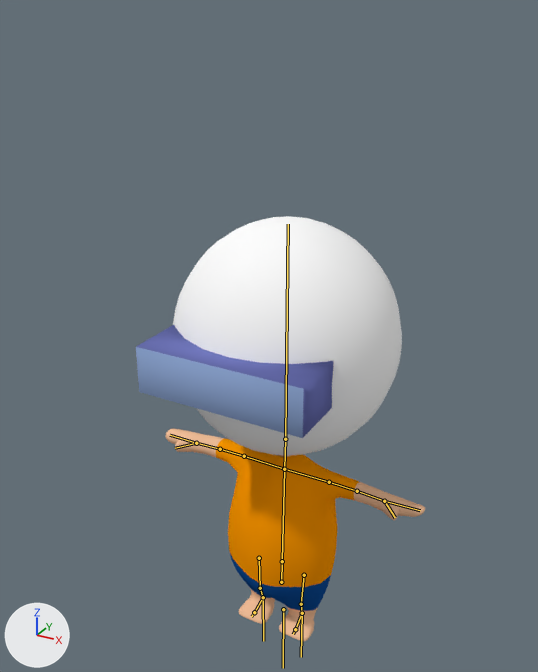
What one commit did to the Blender file introduction/blend/016_004.blend.
Rendered twice from a camera (50 mm lens) standing at (3.65, -7.07, 5.63) and looking at (-0.18, -0.1, 2.14). Every picture has the same lights, and +X, +Y and +Z are marked at lower left. The bones that bend it are drawn over the model as lines.

Names of what the first picture shows: '立方体'.
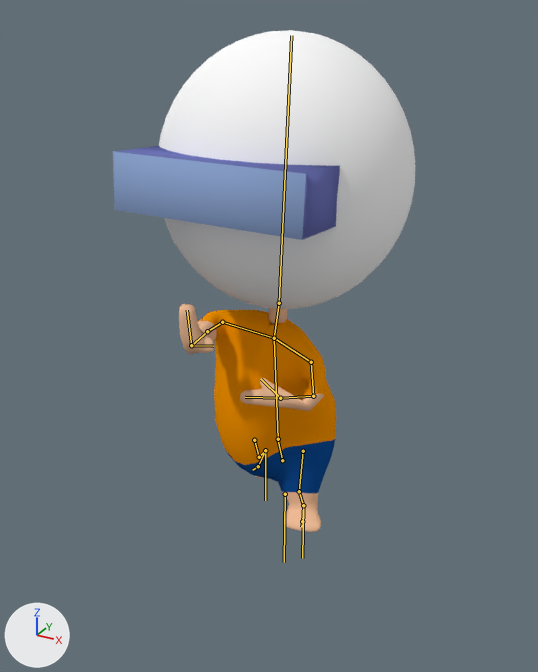
The newer file adds an action. The first version stands in its rest pose; the second is drawn at frame 11 of the action 'SpecialMove'.

Changed parts and their boxes [x1, y1, x2, y2] in the pictures (538 x 672 px):
'立方体', posed (18% taller): before [136, 216, 425, 641]; after [113, 30, 415, 532]
bone 'root', root to tip: before (283, 609) to (283, 668); after (285, 494) to (284, 562)
bone 'Hips', root to tip: before (281, 582) to (282, 561); after (282, 460) to (278, 440)
bone 'Foot.L', root to tip: before (302, 613) to (295, 629); after (303, 505) to (302, 521)
bone 'Toes.L', root to tip: before (295, 629) to (293, 634); after (302, 521) to (301, 527)
bone 'UpperLeg.R', root to tip: before (259, 558) to (260, 588); after (254, 440) to (259, 457)
bone 'Foot.R', root to tip: before (263, 597) to (254, 612); after (265, 450) to (258, 466)
bone 'Toes.R', root to tip: before (254, 612) to (251, 616); after (258, 466) to (252, 470)
bone 'Spine', root to tip: before (282, 561) to (284, 469); after (278, 439) to (274, 338)
bone 'Neck', root to tip: before (284, 469) to (285, 439); after (274, 338) to (279, 303)
bone 'Head', root to tip: before (285, 439) to (288, 224); after (279, 303) to (291, 35)
bone 'Shoulder.L', root to tip: before (284, 469) to (329, 482); after (274, 338) to (311, 362)
bone 'UpperArm.L', root to tip: before (329, 482) to (357, 491); after (311, 362) to (313, 396)
bone 'LowerArm.L', root to tip: before (357, 491) to (384, 501); after (313, 396) to (280, 398)
bone 'Hand.L', root to tip: before (384, 501) to (420, 510); after (280, 398) to (245, 397)
bone 'Thumb.L', root to tip: before (384, 501) to (395, 517); after (280, 398) to (261, 379)
bone 'Shoulder.R', root to tip: before (284, 469) to (244, 456); after (274, 338) to (222, 322)
bone 'UpperArm.R', root to tip: before (244, 456) to (220, 449); after (222, 322) to (207, 331)
bone 'LowerArm.R', root to tip: before (220, 449) to (196, 443); after (207, 331) to (191, 345)
bone 'Hand.R', root to tip: before (196, 443) to (170, 435); after (191, 345) to (187, 310)
bone 'Thumb.R', root to tip: before (196, 443) to (175, 448); after (191, 345) to (213, 346)
bone 'Leg.L', root to tip: before (302, 613) to (301, 657); after (303, 505) to (302, 558)
bone 'Leg.R', root to tip: before (263, 597) to (263, 641); after (265, 450) to (265, 500)

Diff of the bpy script that builds the scene:
```diff
--- a/introduction/blend/016_004.blend.py
+++ b/introduction/blend/016_004.blend.py
@@ bone_root @@
 bone_root = bpy.data.objects['アーマチュア'].pose.bones['root']
-bone_root.location = (0.0, 0.0, 0.0)
+bone_root.location = (0.0, -4.02, 0.0)
@@ bone_hips @@
 bone_hips = bpy.data.objects['アーマチュア'].pose.bones['Hips']  # child of 'root'
-bone_hips.rotation_quaternion = (1.0, 0.0, 0.0, 0.0)  # degrees (0, 0, 0)
+bone_hips.rotation_quaternion = (0.991, -0.125, 0.005, -0.039)  # degrees (-14, 0, -4)
@@ bone_foot_l @@
 bone_foot_l = bpy.data.objects['アーマチュア'].pose.bones['Foot.L']  # child of 'LowerLeg.L'
-bone_foot_l.rotation_quaternion = (1.0, 0.0, 0.0, 0.0)  # degrees (0, 0, 0)
+bone_foot_l.rotation_quaternion = (0.974, 0.015, -0.192, -0.121)  # degrees (5, -22, -15)
@@ bone_toes_l @@
 bone_toes_l = bpy.data.objects['アーマチュア'].pose.bones['Toes.L']  # child of 'Foot.L'
-bone_toes_l.rotation_quaternion = (1.0, 0.0, 0.0, 0.0)  # degrees (0, 0, 0)
+bone_toes_l.rotation_quaternion = (0.987, 0.159, -0.014, 0.004)  # degrees (18, -2, 0)
@@ bone_upperleg_r @@
 bone_upperleg_r = bpy.data.objects['アーマチュア'].pose.bones['UpperLeg.R']  # child of 'Hips'
-bone_upperleg_r.rotation_quaternion = (1.0, 0.0, 0.0, 0.0)  # degrees (0, 0, 0)
+bone_upperleg_r.rotation_quaternion = (0.986, 0.097, 0.012, 0.137)  # degrees (11, 0, 16)
@@ bone_foot_r @@
 bone_foot_r = bpy.data.objects['アーマチュア'].pose.bones['Foot.R']  # child of 'LowerLeg.R'
-bone_foot_r.rotation_quaternion = (1.0, 0.0, 0.0, 0.0)  # degrees (0, 0, 0)
+bone_foot_r.rotation_quaternion = (0.926, -0.259, 0.271, -0.039)  # degrees (-35, 29, -14)
@@ bone_toes_r @@
 bone_toes_r = bpy.data.objects['アーマチュア'].pose.bones['Toes.R']  # child of 'Foot.R'
-bone_toes_r.rotation_quaternion = (1.0, 0.0, 0.0, 0.0)  # degrees (0, 0, 0)
+bone_toes_r.rotation_quaternion = (0.982, -0.17, 0.038, 0.067)  # degrees (-19, 6, 7)
@@ bone_spine @@
 bone_spine = bpy.data.objects['アーマチュア'].pose.bones['Spine']  # child of 'Hips'
-bone_spine.location = (0.0, 0.0, 0.0)
-bone_spine.rotation_quaternion = (1.0, 0.0, 0.0, 0.0)  # degrees (0, 0, 0)
+bone_spine.location = (0.0, 0.05, -0.01)
+bone_spine.rotation_quaternion = (0.998, -0.048, -0.008, -0.049)  # degrees (-5, -1, -6)
@@ bone_neck @@
 bone_neck = bpy.data.objects['アーマチュア'].pose.bones['Neck']  # child of 'Spine'
-bone_neck.rotation_quaternion = (1.0, 0.0, 0.0, 0.0)  # degrees (0, 0, 0)
+bone_neck.rotation_quaternion = (0.996, 0.06, -0.004, 0.06)  # degrees (7, -1, 7)
@@ bone_head @@
 bone_head = bpy.data.objects['アーマチュア'].pose.bones['Head']  # child of 'Neck'
-bone_head.rotation_quaternion = (1.0, 0.0, 0.0, 0.0)  # degrees (0, 0, 0)
+bone_head.rotation_quaternion = (0.996, 0.054, -0.001, -0.067)  # degrees (6, 0, -8)
@@ bone_shoulder_l @@
 bone_shoulder_l = bpy.data.objects['アーマチュア'].pose.bones['Shoulder.L']  # child of 'Spine'
-bone_shoulder_l.rotation_quaternion = (1.0, 0.0, 0.0, 0.0)  # degrees (0, 0, 0)
+bone_shoulder_l.rotation_quaternion = (0.981, -0.191, 0.02, 0.033)  # degrees (-22, 3, 3)
@@ bone_upperarm_l @@
 bone_upperarm_l = bpy.data.objects['アーマチュア'].pose.bones['UpperArm.L']  # child of 'Shoulder.L'
-bone_upperarm_l.rotation_quaternion = (1.0, 0.0, 0.0, 0.0)  # degrees (0, 0, 0)
+bone_upperarm_l.rotation_quaternion = (0.858, -0.131, -0.293, 0.401)  # degrees (-30, -23, 56)
@@ bone_lowerarm_l @@
 bone_lowerarm_l = bpy.data.objects['アーマチュア'].pose.bones['LowerArm.L']  # child of 'UpperArm.L'
-bone_lowerarm_l.rotation_quaternion = (1.0, 0.0, 0.0, 0.0)  # degrees (0, 0, 0)
+bone_lowerarm_l.rotation_quaternion = (0.653, -0.518, 0.243, 0.497)  # degrees (-51, 56, 46)
@@ bone_hand_l @@
 bone_hand_l = bpy.data.objects['アーマチュア'].pose.bones['Hand.L']  # child of 'LowerArm.L'
-bone_hand_l.rotation_quaternion = (1.0, 0.0, 0.0, 0.0)  # degrees (0, 0, 0)
+bone_hand_l.rotation_quaternion = (0.985, -0.168, -0.005, -0.026)  # degrees (-19, -1, -3)
@@ bone_thumb_l @@
 bone_thumb_l = bpy.data.objects['アーマチュア'].pose.bones['Thumb.L']  # child of 'LowerArm.L'
-bone_thumb_l.rotation_quaternion = (1.0, 0.0, 0.0, 0.0)  # degrees (0, 0, 0)
+bone_thumb_l.rotation_quaternion = (0.998, 0.029, 0.004, -0.049)  # degrees (3, 1, -6)
@@ bone_shoulder_r @@
 bone_shoulder_r = bpy.data.objects['アーマチュア'].pose.bones['Shoulder.R']  # child of 'Spine'
-bone_shoulder_r.rotation_quaternion = (1.0, 0.0, 0.0, 0.0)  # degrees (0, 0, 0)
+bone_shoulder_r.rotation_quaternion = (0.978, -0.15, -0.016, 0.146)  # degrees (-17, 1, 17)
@@ bone_upperarm_r @@
 bone_upperarm_r = bpy.data.objects['アーマチュア'].pose.bones['UpperArm.R']  # child of 'Shoulder.R'
-bone_upperarm_r.rotation_quaternion = (1.0, 0.0, 0.0, 0.0)  # degrees (0, 0, 0)
+bone_upperarm_r.rotation_quaternion = (0.729, -0.605, 0.309, -0.082)  # degrees (-85, 21, -32)
@@ bone_lowerarm_r @@
 bone_lowerarm_r = bpy.data.objects['アーマチュア'].pose.bones['LowerArm.R']  # child of 'UpperArm.R'
-bone_lowerarm_r.rotation_quaternion = (1.0, 0.0, 0.0, 0.0)  # degrees (0, 0, 0)
+bone_lowerarm_r.rotation_quaternion = (0.93, 0.064, 0.36, -0.035)  # degrees (7, 42, -2)
@@ bone_hand_r @@
 bone_hand_r = bpy.data.objects['アーマチュア'].pose.bones['Hand.R']  # child of 'LowerArm.R'
-bone_hand_r.rotation_quaternion = (1.0, 0.0, 0.0, 0.0)  # degrees (0, 0, 0)
+bone_hand_r.rotation_quaternion = (0.699, 0.5, -0.269, 0.435)  # degrees (53, -54, 35)
@@ bone_thumb_r @@
 bone_thumb_r = bpy.data.objects['アーマチュア'].pose.bones['Thumb.R']  # child of 'LowerArm.R'
-bone_thumb_r.rotation_quaternion = (1.0, 0.0, 0.0, 0.0)  # degrees (0, 0, 0)
+bone_thumb_r.rotation_quaternion = (0.837, -0.268, -0.327, 0.347)  # degrees (-46, -21, 54)
@@ bone_leg_l @@
 bone_leg_l = bpy.data.objects['アーマチュア'].pose.bones['Leg.L']  # child of 'root'
-bone_leg_l.location = (0.0, 0.0, 0.0)
+bone_leg_l.location = (0.26, -0.17, -0.6)
@@ bone_leg_r @@
 bone_leg_r = bpy.data.objects['アーマチュア'].pose.bones['Leg.R']  # child of 'root'
-bone_leg_r.location = (0.0, 0.0, 0.0)
+bone_leg_r.location = (-0.34, -0.46, 0.77)
```
